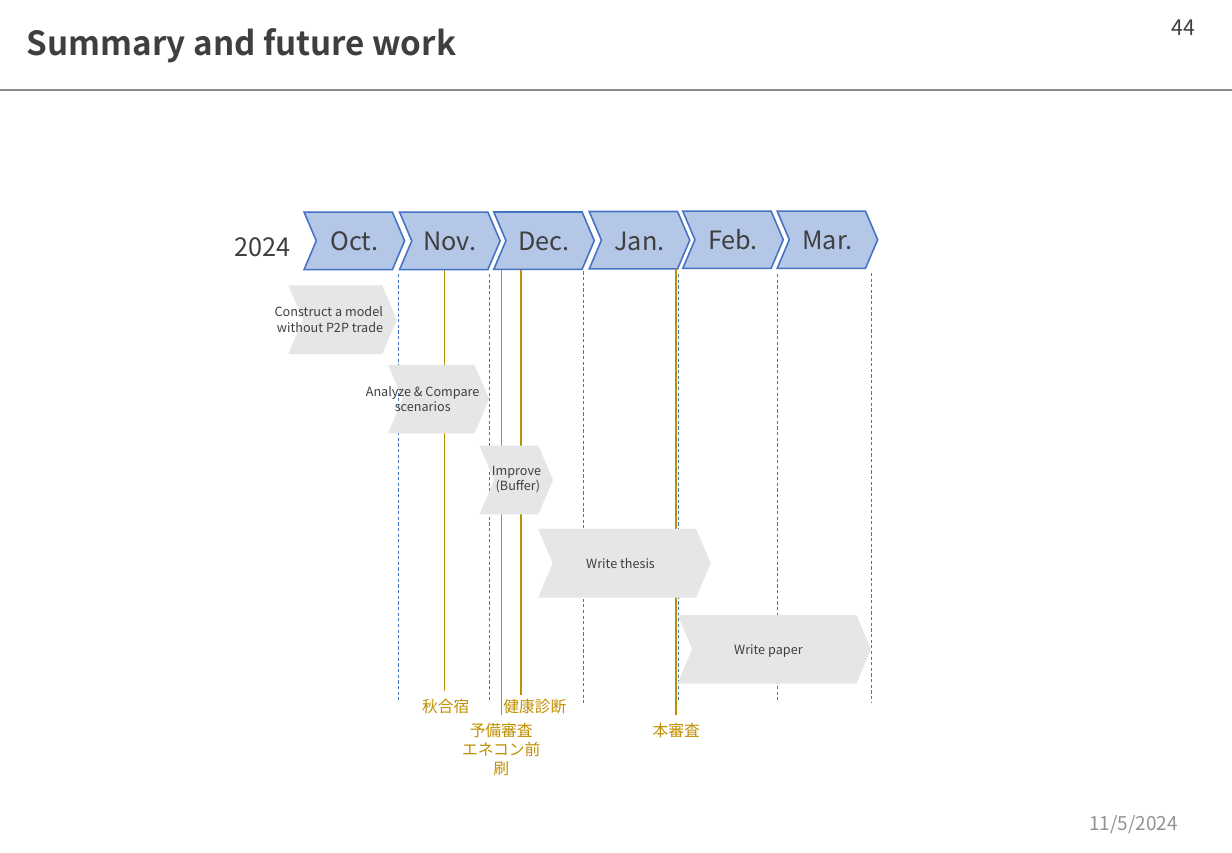
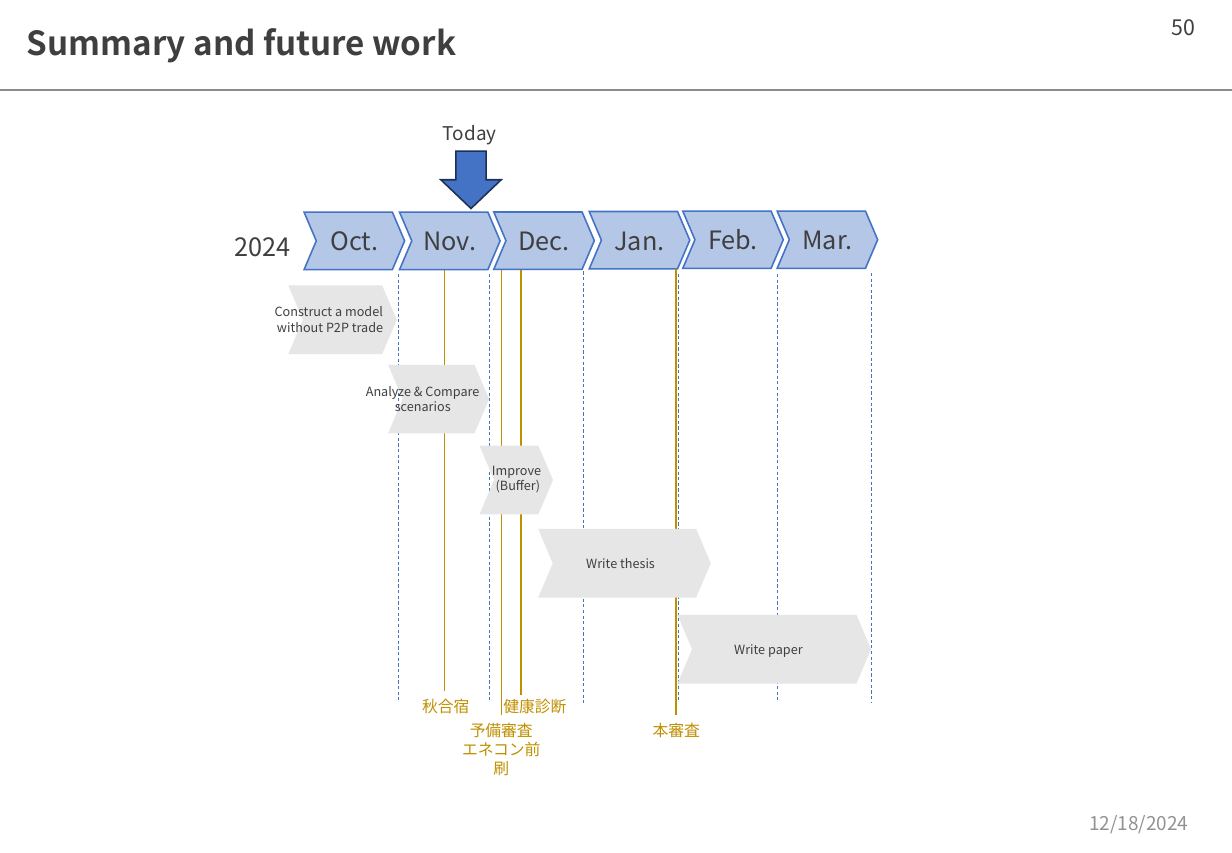
Before and after one commit to moooyu1121/master_thesis_model, a slide deck: slide 50 of memo.pptx (slide 44 before the commit). Drawn at 1232x853 pixels with LibreOffice and Linux fonts; fonts in the diff are those of the drawing. Boxes give left, top, right and bottom in pixels: in the first picture for what was removed or moved away, otherwise in the second. Text is boxed around its words. In the diff, an @@ line names an element or a change of style, - is before the commit and + after.

```diff
--- a/memo.pptx
+++ b/memo.pptx
@@ page number at (1172, 19, 1196, 36): text changed @@
-44
+50
@@ text added at (443, 125, 497, 145), 12 pt, text #3F3F3F @@
+Today
@@ down arrow added at (441, 151, 502, 208), fill #4472C4, outline #1E3256 1 pt @@
@@ text at (1089, 815, 1188, 833): text changed @@
-11/5/2024
+12/18/2024
```
Also in this commit, not shown: 42 other slides changed, 18 slides added, 8 slides removed.
